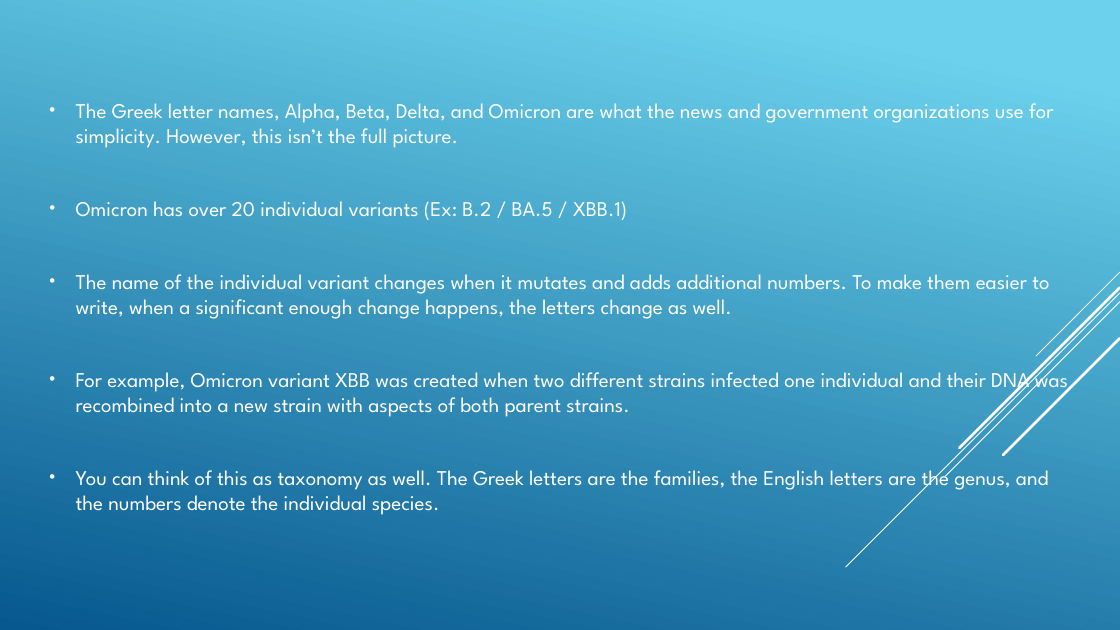
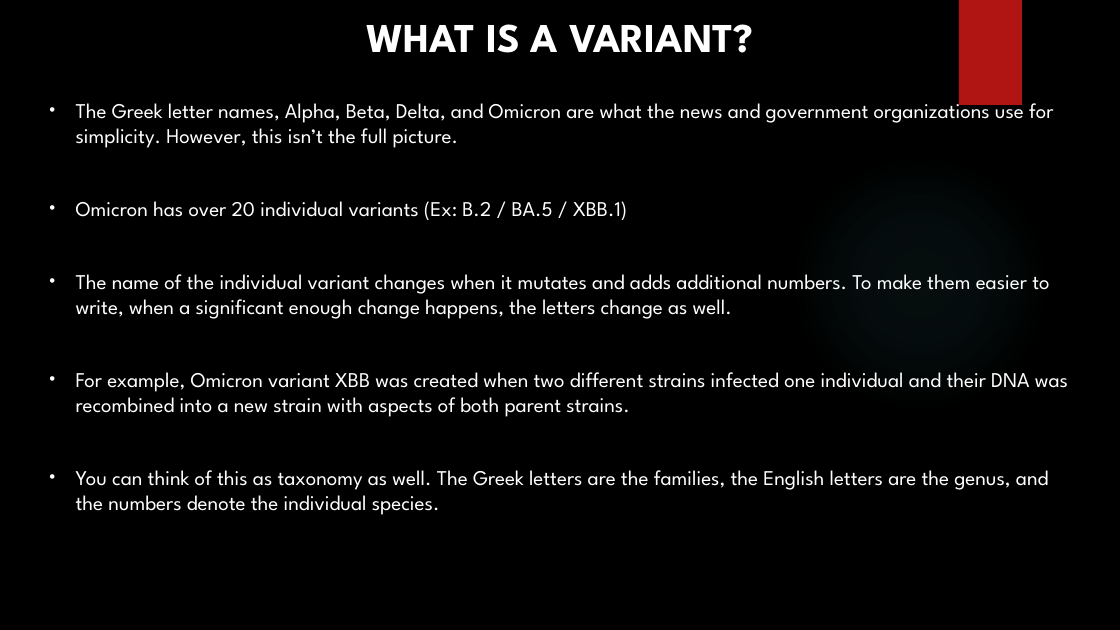
Before and after one commit to mcmonte95/Covid-Variant-Exploration-Project, a slide deck: slide 2 of Results/PresentationSlidedeck_V1.pptx. Drawn at 1120x630 pixels with LibreOffice and Linux fonts; fonts in the diff are those of the drawing; background and template pictures are left out. Boxes give left, top, right and bottom in pixels: in the first picture for what was removed or moved away, otherwise in the second. Text is boxed around its words. In the diff, an @@ line names an element or a change of style, - is before the commit and + after.

```diff
--- a/Results/PresentationSlidedeck_V1.pptx
+++ b/Results/PresentationSlidedeck_V1.pptx
@@ background gradient #6ED2EB to #06588E to picture (left out) @@
@@ text added at <box>366,24,753,53</box>, 35.1 pt, text #FFFFFF, bold @@
+WHAT IS A VARIANT?
@@ rectangle added at <box>959,0,1022,105</box>, fill #B01513 @@
@@ ellipse added at <box>791,154,1049,413</box>, fill gradient #50B9C1 @@
@@ group removed at <box>846,272,1120,567</box>: 5 lines @@
```
Also in this commit, not shown: 4 other slides changed, 6 slides added, 2 slides removed, 1 other file.
